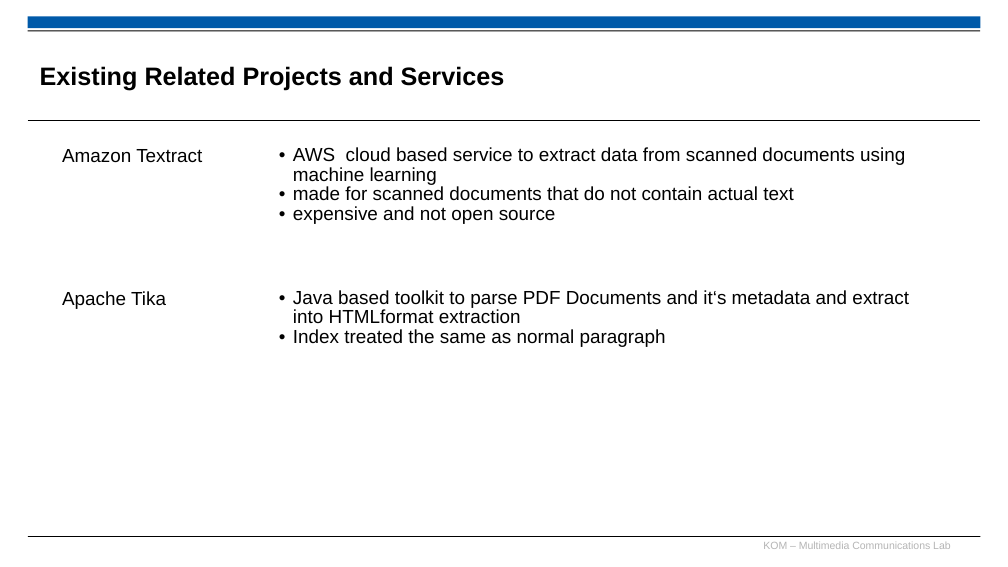
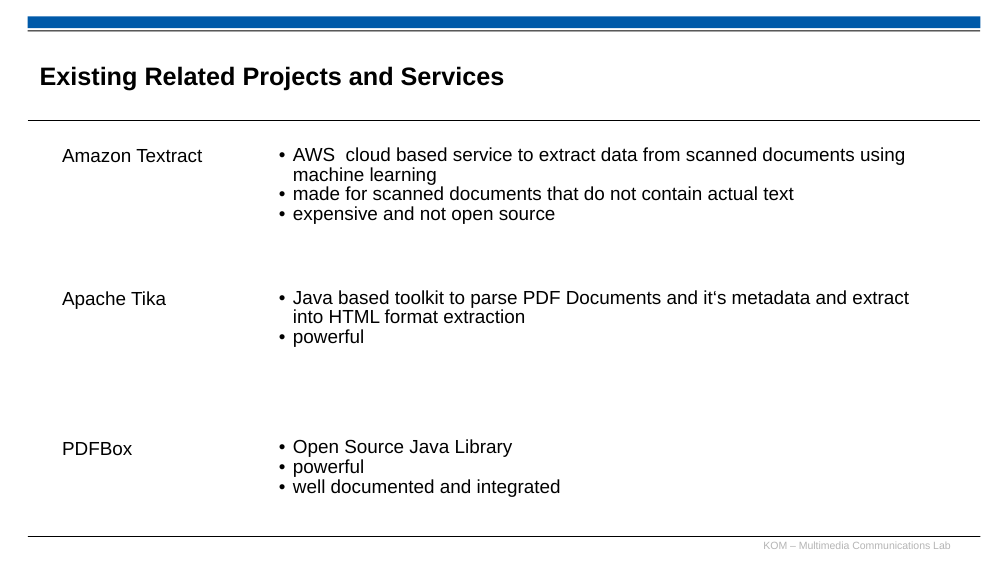
Before and after one commit to Magrena/IndexExtraction, a slide deck: slide 3 of Presentation/DesignWorkshop.pptx. Drawn at 1008x567 pixels with LibreOffice and Linux fonts; fonts in the diff are those of the drawing; background and template pictures are left out. Boxes give left, top, right and bottom in pixels: in the first picture for what was removed or moved away, otherwise in the second. Text is boxed around its words. In the diff, an @@ line names an element or a change of style, - is before the commit and + after.

```diff
--- a/Presentation/DesignWorkshop.pptx
+++ b/Presentation/DesignWorkshop.pptx
@@ table at box(39, 142, 920, 567) @@
-row 3: Apache Tika | Java based toolkit to parse PDF Documents and it‘s metadata and extract into HTMLformat extraction / Index treated the same as normal paragraph
+row 3: Apache Tika | Java based toolkit to parse PDF Documents and it‘s metadata and extract into HTML format extraction / powerful
+row 4: PDFBox | Open Source Java Library / powerful / well documented and integrated
```
Also in this commit, not shown: 5 other slides changed, 1 slide added, 1 other file.
